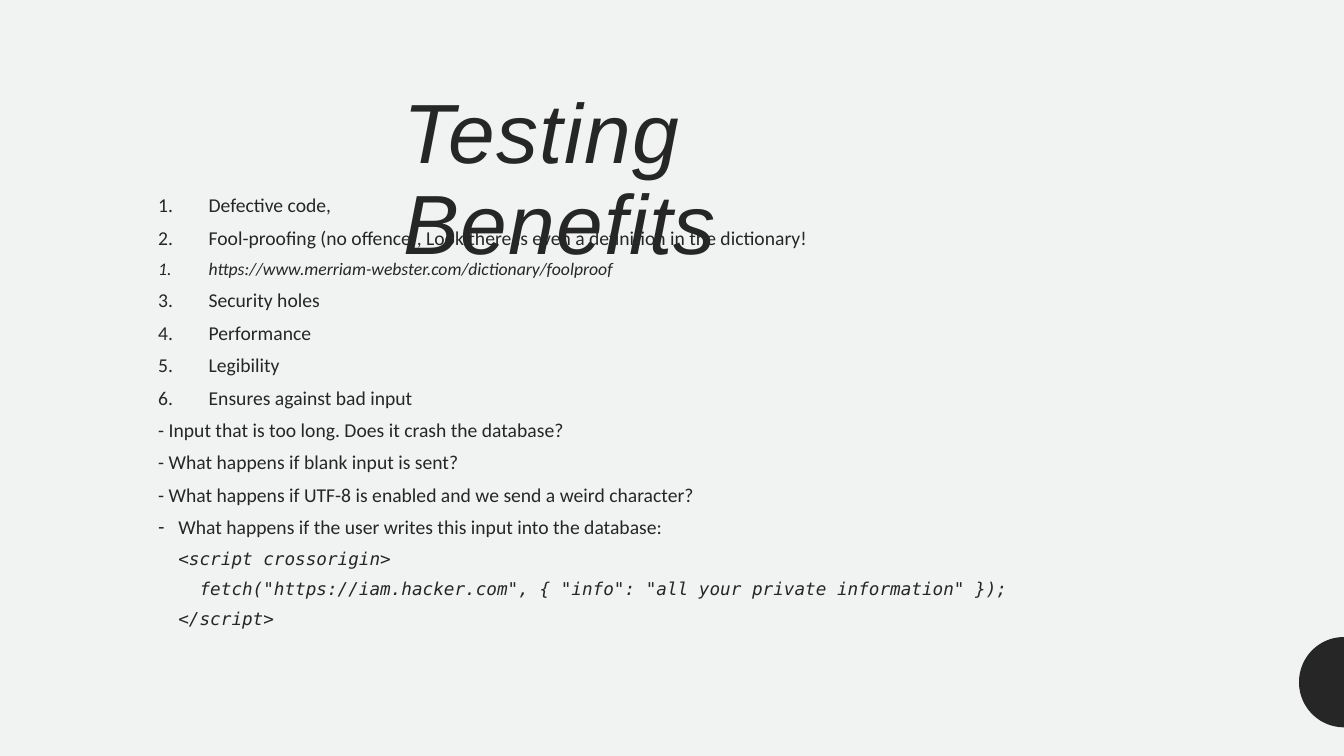
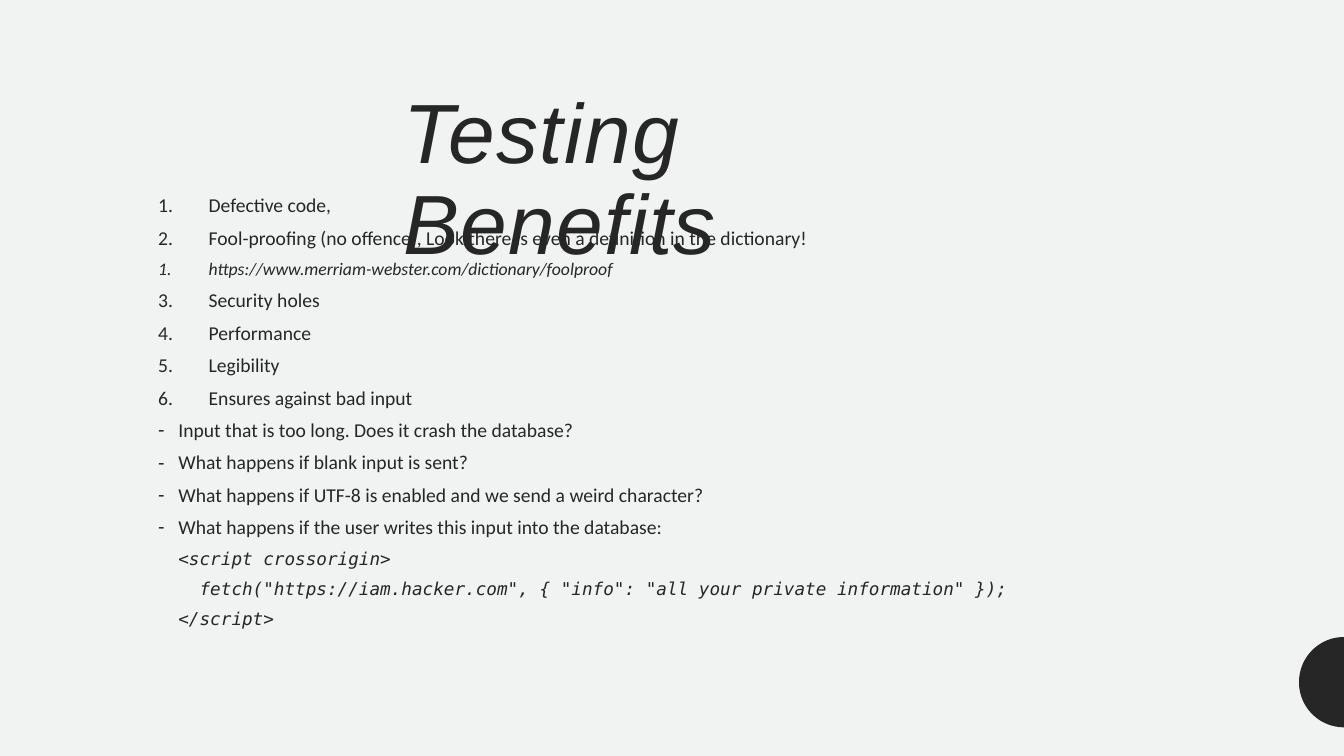
Before and after one commit to ofer987/presentations, a slide deck: slide 11 of code_review.pptx. Drawn at 1344x756 pixels with LibreOffice and Linux fonts; fonts in the diff are those of the drawing. Boxes give left, top, right and bottom in pixels: in the first picture for what was removed or moved away, otherwise in the second. Text is boxed around its words. In the diff, an @@ line names an element or a change of style, - is before the commit and + after.

```diff
--- a/code_review.pptx
+++ b/code_review.pptx
@@ text at (178, 423, 703, 505): text changed @@
-- Input that is too long. Does it crash the database?
-- What happens if blank input is sent?
-- What happens if UTF-8 is enabled and we send a weird character?
+– Input that is too long. Does it crash the database?
+– What happens if blank input is sent?
+– What happens if UTF-8 is enabled and we send a weird character?
```
Also in this commit, not shown: 2 other slides changed.
